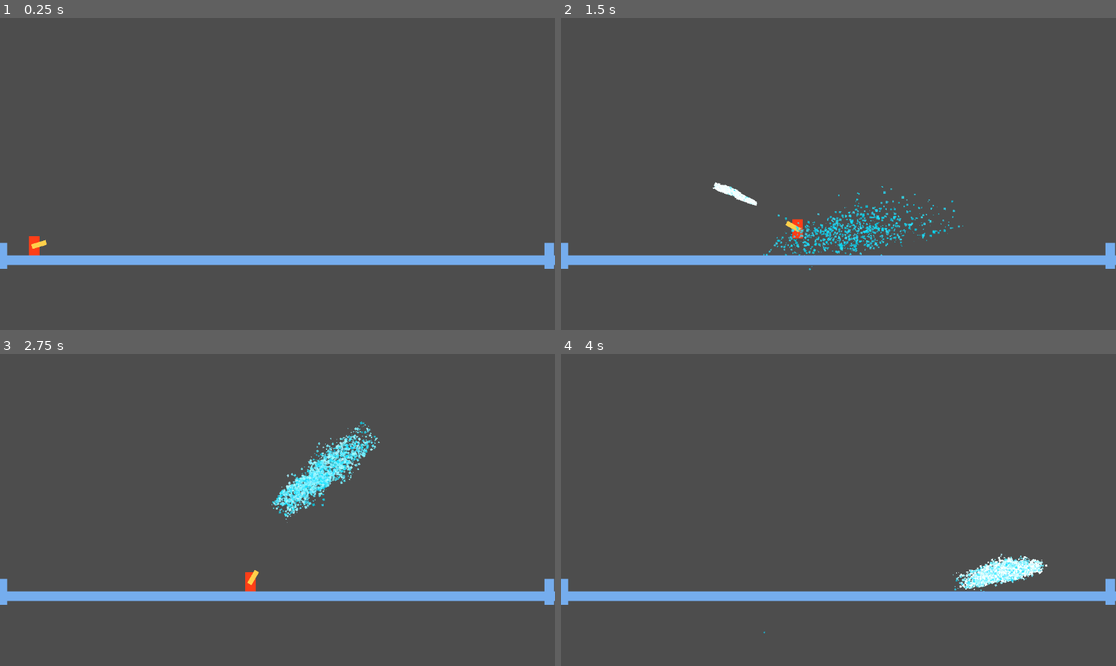
Above: before the commit, frames 1-4 (two rows, left to right).
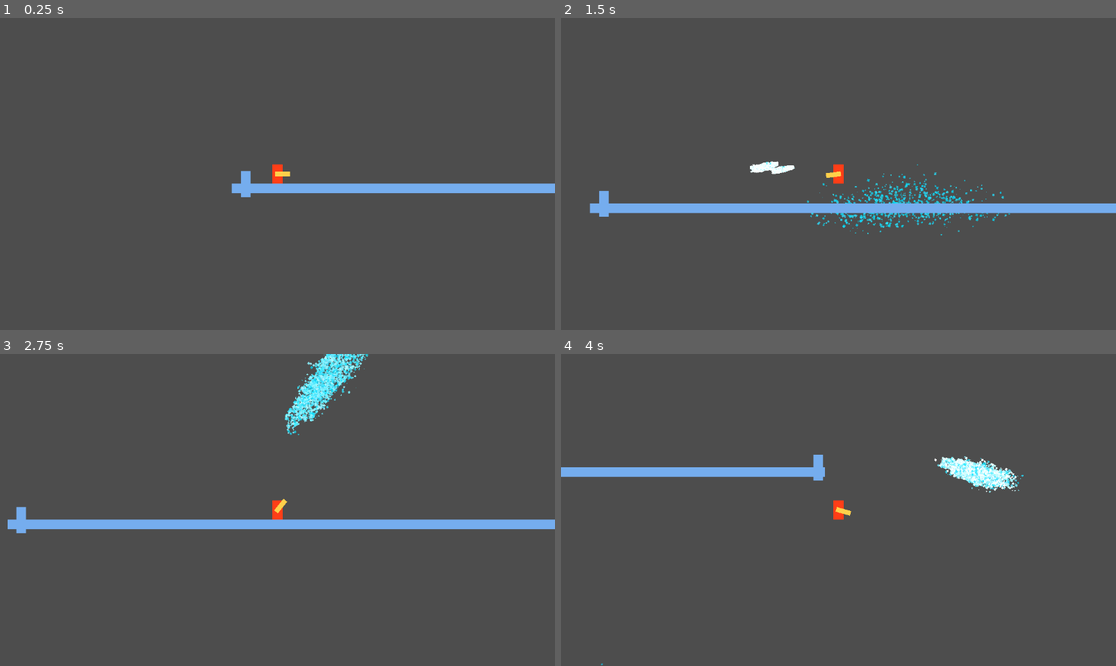
Above: after the commit, the same moments.

Repository: Samanagos/firefighting-game
Game: Godot game, scene res://scenes/Main.tscn
Two runs of this game, one before a commit and one after it. Both use one fixed random seed, a clock stepped at 60 frames per second and the inputs below.
Inputs (mouse positions are in pixels of both pictures, inside the frame that each line leads up to):
- Up to frame 1 (0.25 s): no input
- Up to frame 2 (1.5 s): move the mouse to (960, 158) at 0.52 s; hold D (move_right) 0.53-1.28 s; click (960, 158) at 0.6 s; tap Space (move_jump) at 0.77 s; move the mouse to (727, 189) at 1.27 s; hold A (move_left) from 1.28 s (still down); click (727, 189) at 1.35 s
- Up to frame 3 (2.75 s): tap Space (move_jump) at 1.52 s; move the mouse to (333, 441) at 2.02 s; release A (move_left) at 2.03 s; hold D (move_right) from 2.03 s (still down); click (333, 441) at 2.1 s
- Up to frame 4 (4 s): move the mouse to (810, 572) at 2.77 s; click (810, 572) at 2.85 s; tap Space (move_jump) at 3.02, 3.77 s; move the mouse to (1005, 556) at 3.52 s; release D (move_right) at 3.53 s; hold A (move_left) from 3.53 s (still down); click (1005, 556) at 3.6 s

The runs differ from the first frame. In frame 1, 5.7% of the frame differs, in the area x 0-100%, y 46-81%; in frame 2, 9.1%; in frame 3, 10%, in the area x 0-100%, y 0-81%; in frame 4, 7.1%.

Commit message:
Camera follow, and fire hydrant.

Diff:
--- a/scenes/Main.tscn
+++ b/scenes/Main.tscn
@@ -11,6 +11,8 @@
 x_damp = 10.0
 spray_power = 20.0
 
+[node name="Cam" type="Camera2D" parent="Player"]
+
 [node name="MainPlat" parent="." instance=ExtResource("2_xnqmj")]
 position = Vector2(560, 9)
 scale = Vector2(21.8, 1)
--- /dev/null
+++ b/scenes/firehydrant.tscn
@@ -0,0 +1,31 @@
+[gd_scene format=3 uid="uid://dwu6vg68y73ro"]
+
+[node name="FireHydrant" type="Node2D"]
+
+[node name="ColorRect" type="ColorRect" parent="."]
+anchors_preset = 8
+anchor_left = 0.5
+anchor_top = 0.5
+anchor_right = 0.5
+anchor_bottom = 0.5
+offset_left = -20.0
+offset_top = -33.0
+offset_right = 20.0
+offset_bottom = 33.0
+grow_horizontal = 2
+grow_vertical = 2
+color = Color(0.884257, 0.126487, 0.250402, 1)
+
+[node name="ColorRect" type="ColorRect" parent="ColorRect"]
+layout_mode = 1
+anchors_preset = 8
+anchor_left = 0.5
+anchor_top = 0.5
+anchor_right = 0.5
+anchor_bottom = 0.5
+offset_left = -10.0
+offset_top = -7.0
+offset_right = 10.0
+offset_bottom = 7.0
+grow_horizontal = 2
+grow_vertical = 2
--- a/scripts/player.gd
+++ b/scripts/player.gd
@@ -34,8 +34,8 @@
 
 	# Spray stuff
 
-	var mouse_position = get_viewport().get_mouse_position()
-	var spray_direction = (mouse_position - global_position).normalized()
+	var mouse_position = $Cam.get_viewport().get_mouse_position()
+	var spray_direction = (mouse_position - $Cam.get_viewport_rect().size/2).normalized()
 
 	$HoseNozzle.hose_pointing(spray_direction)
 	if Input.is_action_just_pressed("spray"):
